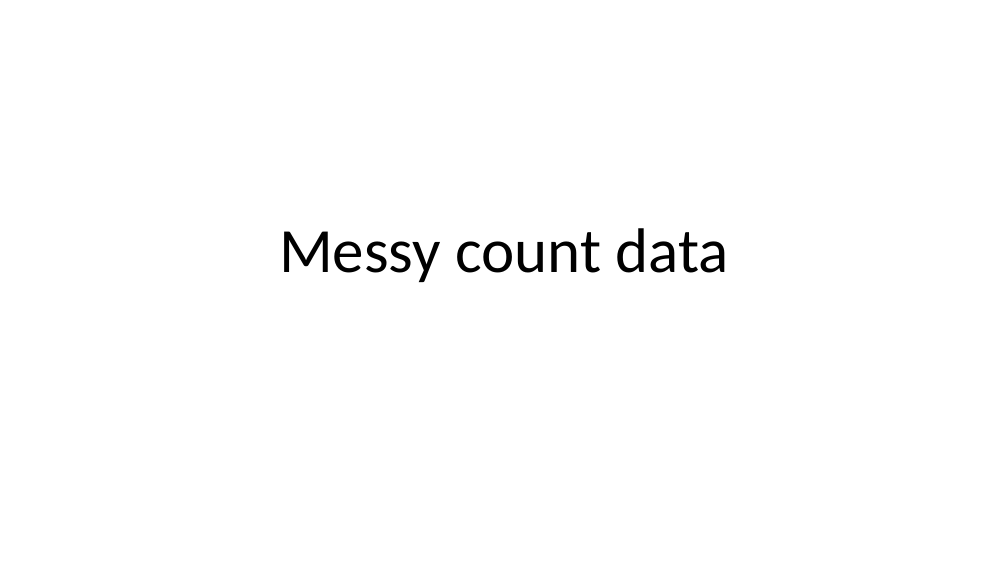
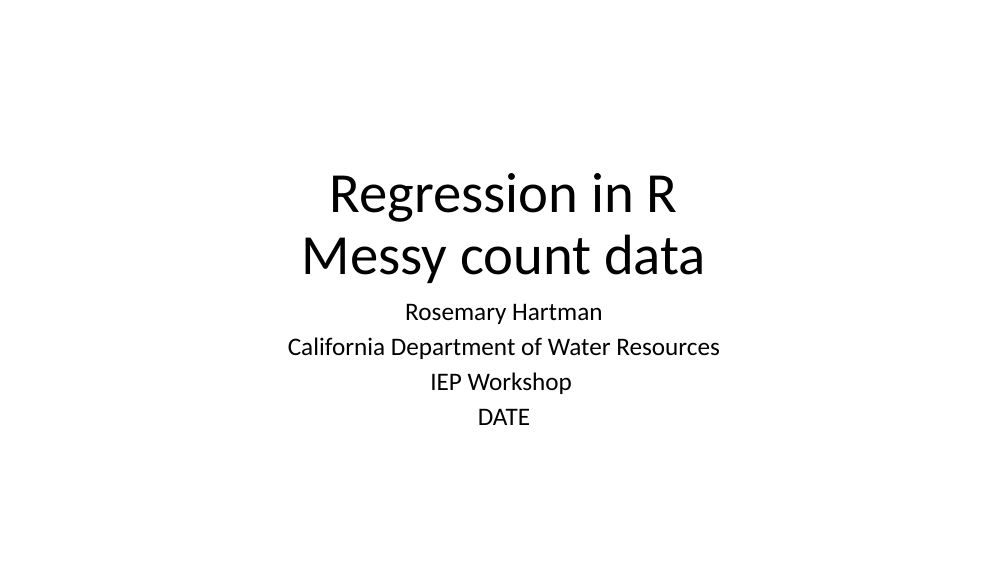
Before and after one commit to InteragencyEcologicalProgram/DataScience, a slide deck: slide 1 of 2019.08.08_countmodels presentation/zipzap.pptx. Drawn at 1008x567 pixels with LibreOffice and Linux fonts; fonts in the diff are those of the drawing. Boxes give left, top, right and bottom in pixels: in the first picture for what was removed or moved away, otherwise in the second. Text is boxed around its words. In the diff, an @@ line names an element or a change of style, - is before the commit and + after.

```diff
--- a/2019.08.08_countmodels presentation/zipzap.pptx
+++ b/2019.08.08_countmodels presentation/zipzap.pptx
@@ title at box(302, 173, 706, 283): text changed; size 60 to 54 pt @@
-Messy count data
+Regression in R
+Messy count data
@@ subtitle added at box(288, 303, 720, 425), 24 pt, text #000000 @@
+Rosemary Hartman
+California Department of Water Resources
+IEP Workshop
+DATE
```
Also in this commit, not shown: 2 other slides changed, 9 slides added, 8 other files.
